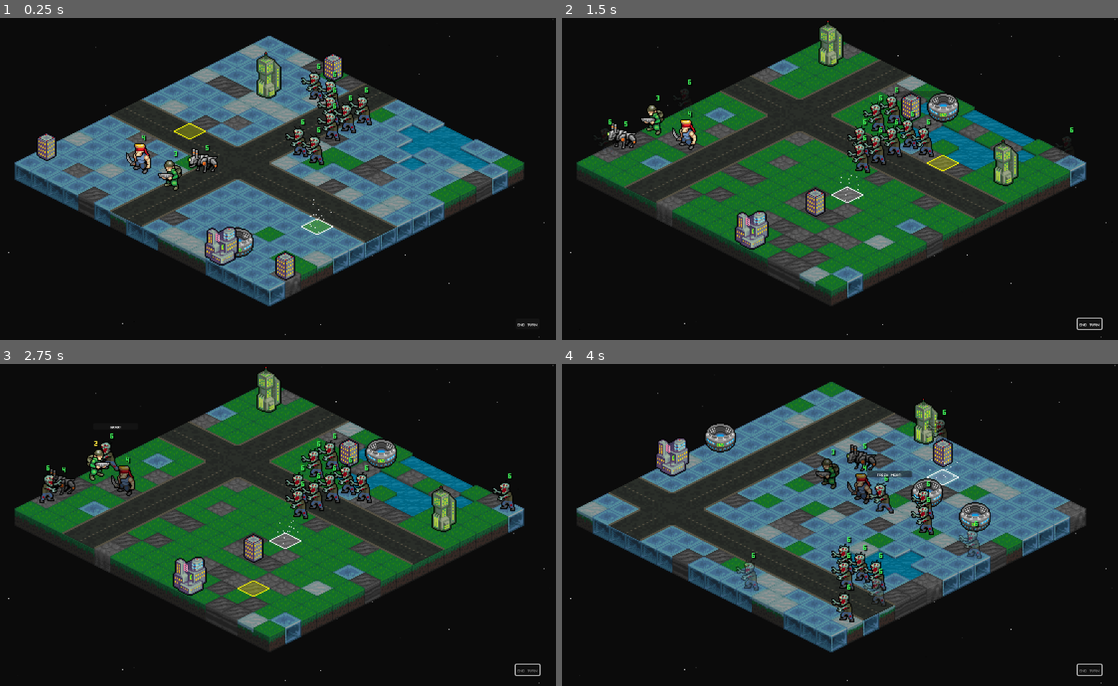
Above: before the commit, frames 1-4 (two rows, left to right).
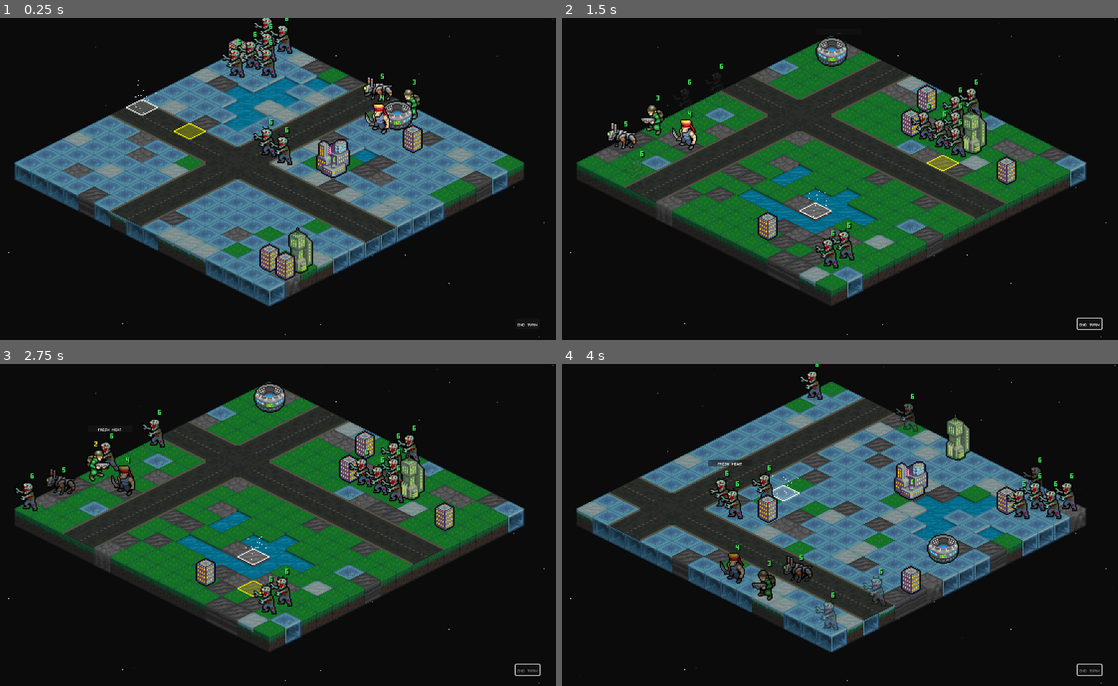
Above: after the commit, the same moments.

Repository: Tekknobot/MEKIII
Game: Godot game, scene res://scenes/Game.tscn
The game is run twice, just before and just after one commit, with the same random seed, the same clock (stepped at 60 frames per second) and the same inputs.
Inputs (mouse positions are in pixels of both pictures, inside the frame that each line leads up to):
- Up to frame 1 (0.25 s): no input
- Up to frame 2 (1.5 s): click "End Turn" at 0.5 s; tap Enter at 1.25 s; move the mouse to (956, 162) at 1.27 s; tap R at 1.35 s; click (956, 162) at 1.42 s
- Up to frame 3 (2.75 s): tap Space (ui_select) at 1.52 s; drag from (155, 541) to (239, 589) at 2.02 s
- Up to frame 4 (4 s): move the mouse to (890, 454) at 2.77 s; tap R at 2.85 s; click (890, 454) at 2.92 s; click "End Turn" at 3.5 s

The runs differ from the first frame. In frame 1, 10% of the frame differs, in the area x 6-89%, y 0-80%; in frame 2, 8.8%; in frame 3, 9.5%; in frame 4, 11%, in the area x 17-93%, y 0-83%.
Error in both runs: Invalid type in function '_play_idle_anim' in base 'Node2D (MapController)'. The Object-derived class of argument 1 (previously freed) is not a subclass of the…

Commit message:
Map gen adjustments.

Diff:
--- a/scenes/Game.tscn
+++ b/scenes/Game.tscn
@@ -255,6 +255,8 @@
 script = ExtResource("1_400sg")
 water_patch_count = 1
 building_scenes = Array[PackedScene]([ExtResource("21_1fiys"), ExtResource("22_ho5ir"), ExtResource("23_evnk2"), ExtResource("24_ca228")])
+building_count = 12
+unique_building_scenes = Array[PackedScene]([ExtResource("23_evnk2"), ExtResource("24_ca228"), ExtResource("22_ho5ir")])
 
 [node name="StarryNight" parent="." instance=ExtResource("20_sv1m6")]
 z_index = -4096
--- a/scripts/game.gd
+++ b/scripts/game.gd
@@ -71,6 +71,11 @@
 @export var building_footprint := Vector2i(1, 1)
 @export var avoid_roads := true
 @export var avoid_water := true
+
+# ✅ Add: put your Tower / Stadium / District scenes here (each can spawn max once)
+@export var unique_building_scenes: Array[PackedScene] = []
+
+var _unique_used: Dictionary = {} # scene_key -> true
 
 var grid: GridData
 var rng := RandomNumberGenerator.new()
@@ -392,8 +397,6 @@
 
 	_sync_roads_transform()
 
-	# This matches your old approach:
-	# 16x16 terrain + ROAD_SIZE=2 => road grid is (width/2)*2-1 by (height/2)*2-1
 	var cols := int(map_width / ROAD_SIZE) * 2 - 1
 	var rows := int(map_height / ROAD_SIZE) * 2 - 1
 	if cols <= 0 or rows <= 0:
@@ -403,7 +406,6 @@
 	var road_col := rng.randi_range(margin, cols - 1 - margin)
 	var road_row := rng.randi_range(margin, rows - 1 - margin)
 
-	# connection mask: 1 = vertical (DL), 2 = horizontal (DR), 3 = intersection (X)
 	var conn := {}
 
 	# main vertical lane
@@ -416,8 +418,36 @@
 		var rc := Vector2i(rx, road_row)
 		conn[rc] = int(conn.get(rc, 0)) | 2
 
-	# ensure intersection
-	conn[Vector2i(road_col, road_row)] = 3
+	# -----------------------------------------
+	# EXTRA ROAD: 50% chance, separated by >= 3 tiles
+	# -----------------------------------------
+	if rng.randf() < 0.5:
+		var add_vertical := rng.randi_range(0, 1) == 0
+		var min_sep := 3
+
+		if add_vertical:
+			var col2 := road_col
+			var tries := 64
+			while tries > 0 and abs(col2 - road_col) < min_sep:
+				col2 = rng.randi_range(margin, cols - 1 - margin)
+				tries -= 1
+
+			# only add if we actually found a far-enough column
+			if abs(col2 - road_col) >= min_sep:
+				for ry in range(rows):
+					var rc2 := Vector2i(col2, ry)
+					conn[rc2] = int(conn.get(rc2, 0)) | 1
+		else:
+			var row2 := road_row
+			var tries := 64
+			while tries > 0 and abs(row2 - road_row) < min_sep:
+				row2 = rng.randi_range(margin, rows - 1 - margin)
+				tries -= 1
+
+			if abs(row2 - road_row) >= min_sep:
+				for rx in range(cols):
+					var rc2 := Vector2i(rx, row2)
+					conn[rc2] = int(conn.get(rc2, 0)) | 2
 
 	# paint tiles into the 3 maps
 	for rc in conn.keys():
@@ -466,23 +496,20 @@
 # -------------------------------------------------
 func spawn_structures() -> void:
 	structure_blocked.clear()
+	_unique_used.clear() # ✅ reset per regen
 
 	if structures_root == null:
-		# if you forgot the node, just parent under Game
 		structures_root = self
 
-	# clear previous buildings
 	for ch in structures_root.get_children():
 		ch.queue_free()
 
 	if building_scenes == null or building_scenes.is_empty():
-		# nothing to spawn
 		return
 
 	var size := building_footprint
 	var candidates: Array[Vector2i] = []
 
-	# build candidate origins
 	for x in range(map_width - size.x + 1):
 		for y in range(map_height - size.y + 1):
 			var origin := Vector2i(x, y)
@@ -491,6 +518,8 @@
 
 	candidates.shuffle()
 
+	building_count = rng.randi_range(6, building_count)
+
 	var placed := 0
 	var tries := 0
 	while placed < building_count and tries < 5000 and not candidates.is_empty():
@@ -500,7 +529,25 @@
 		if _is_structure_blocked(origin, size):
 			continue
 
-		var scene := building_scenes[rng.randi_range(0, building_scenes.size() - 1)]
+		# ✅ pick a scene that respects "unique once"
+		var scene: PackedScene = null
+		var pick_tries := 32
+		while pick_tries > 0:
+			pick_tries -= 1
+			var s := building_scenes[rng.randi_range(0, building_scenes.size() - 1)]
+			if s == null:
+				continue
+
+			if _is_unique_scene(s):
+				var key := _scene_key(s)
+				if _unique_used.has(key):
+					continue # already placed once
+				scene = s
+				break
+			else:
+				scene = s
+				break
+
 		if scene == null:
 			continue
 
@@ -509,17 +556,19 @@
 		if b == null:
 			continue
 
-
-		b.add_to_group("Structures") # ✅ tag for easy queries / damage lookup
+		b.add_to_group("Structures")
 		structures_root.add_child(b)
 
-		# prefer Structure.set_origin(cell, terrain) if available
 		if b.has_method("set_origin"):
 			b.call("set_origin", origin, terrain)
 		else:
 			b.global_position = terrain.to_global(terrain.map_to_local(origin))
 
 		_mark_structure_blocked(origin, size)
+
+		# ✅ mark unique as used AFTER successful placement
+		if _is_unique_scene(scene):
+			_unique_used[_scene_key(scene)] = true
 
 		placed += 1
 
@@ -563,3 +612,22 @@
 		for dy in range(size.y):
 			var c := origin + Vector2i(dx, dy)
 			structure_blocked[c] = true
+
+func _scene_key(scene: PackedScene) -> String:
+	if scene == null:
+		return ""
+	# resource_path is stable + unique for a scene file
+	return scene.resource_path
+
+func _is_unique_scene(scene: PackedScene) -> bool:
+	if scene == null:
+		return false
+	# membership check (fast)
+	if unique_building_scenes.has(scene):
+		return true
+	# fallback: compare by path in case of different PackedScene instances
+	var key := _scene_key(scene)
+	for s in unique_building_scenes:
+		if s != null and s.resource_path == key:
+			return true
+	return false
